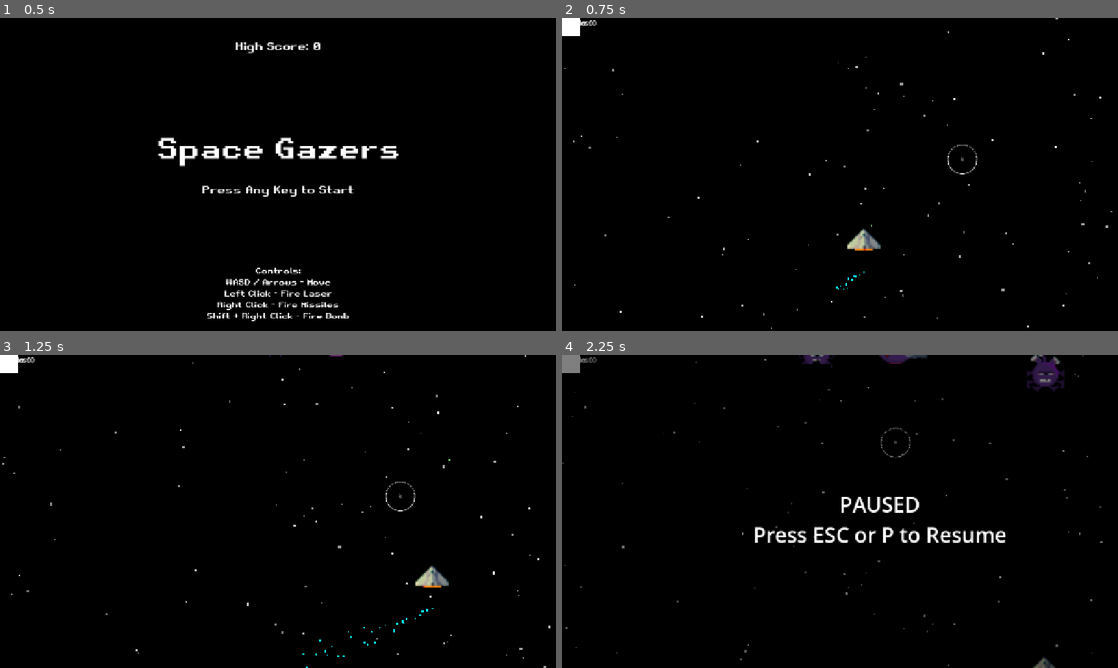
Above: before the commit, frames 1-4 (two rows, left to right).
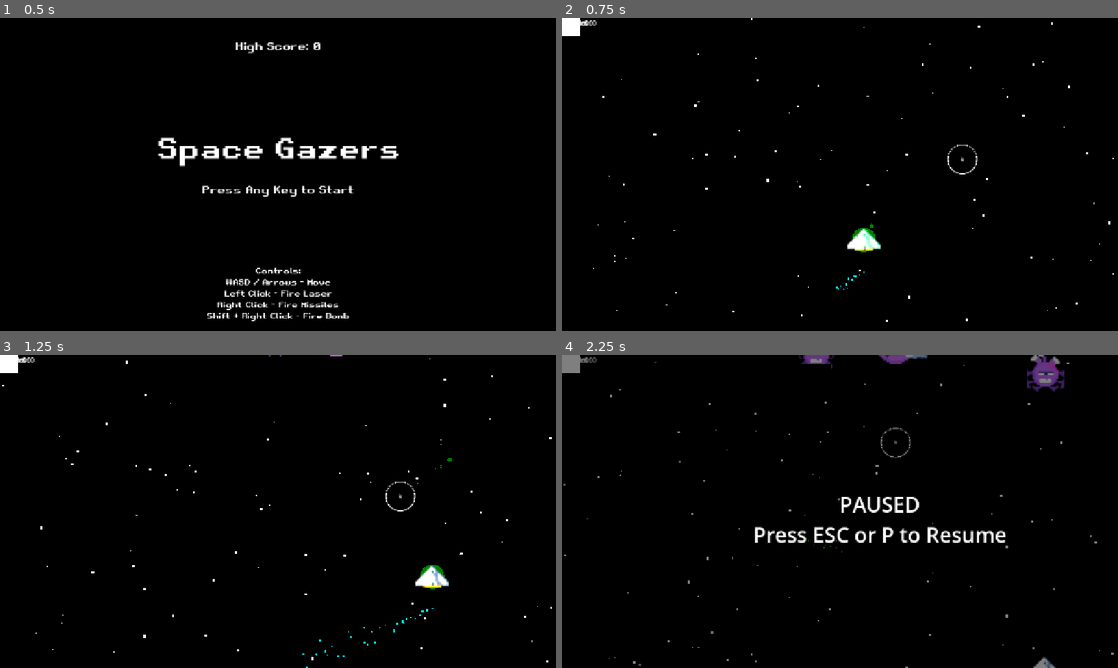
Above: after the commit, the same moments.

Repository: michaeldolearyjr/space-gazers
Game: Godot game, scene res://main_menu.tscn
Same seed, same stepped clock (60 frames per second), same inputs: the game is played once before the commit and once after it. Sound files missing from this copy of the repository are replaced by a short silence.
Inputs (mouse positions are in pixels of both pictures, inside the frame that each line leads up to):
- Up to frame 1 (0.5 s): no input
- Up to frame 2 (0.75 s): tap Enter at 0.5 s; move the mouse to (962, 158) at 0.52 s; hold Right (ui_right) from 0.53 s (still down); tap H at 0.6 s; click (962, 158) at 0.67 s
- Up to frame 3 (1.25 s): keep holding Right (ui_right)
- Up to frame 4 (2.25 s): move the mouse to (728, 527) at 1.27 s; release Right (ui_right) at 1.28 s; hold Down (ui_down) 1.28-2.03 s; tap H at 1.35 s; click (728, 527) at 1.42 s; move the mouse to (895, 442) at 2.02 s; hold Right (ui_right) from 2.03 s (still down); tap P at 2.1 s; click (895, 442) at 2.17 s

Frame 1 is identical in both runs. In frame 2, 0.7% of the frame differs, in the area x 0-100%, y 0-100%; in frame 3, 0.7%; in frame 4, 1.2%.

Commit message:
polishing and crash fixes

Diff:
--- a/asteroid.gd
+++ b/asteroid.gd
@@ -34,6 +34,7 @@
 	var viewport_rect = get_viewport_rect()
 	if global_position.y > viewport_rect.size.y + 100:
 		queue_free()
+	queue_redraw()
 
 func take_damage(amount: int):
 	hp -= amount
@@ -47,5 +48,12 @@
 
 func _on_body_entered(body: Node2D):
 	if body.name == "Player" and body.has_method("take_damage"):
-		body.take_damage(30)
+		body.take_damage(100)
 		take_damage(1000)
+
+func _draw() -> void:
+	var global = get_node_or_null("/root/Global")
+	if global and global.debug_hitboxes:
+		if has_node("CollisionShape2D") and $CollisionShape2D.shape:
+			var r = $CollisionShape2D.shape.radius
+			draw_circle(Vector2.ZERO, r, Color(1, 0, 0, 0.5))
--- a/enemy_ship.gd
+++ b/enemy_ship.gd
@@ -11,6 +11,12 @@
 	collision_layer = 2
 	collision_mask = 17
 	body_entered.connect(_on_body_entered)
+
+	if has_node("CollisionShape2D"):
+		var circle = CircleShape2D.new()
+		circle.radius = 8.0
+		$CollisionShape2D.shape = circle
+
 	speedx = randf_range(-6.0, 6.0) * 10.0
 	speedy = randf_range(1.0, 5.0) * 10.0
 	bullet_timer = randf_range(0.5, 2.0)
@@ -23,7 +29,7 @@
 		anim_timer = 0.0
 		if has_node("Sprite2D"):
 			var s = $Sprite2D
-			s.frame = (s.frame + 1) % (s.hframes * s.vframes)
+			s.frame = (s.frame + 1) % s.hframes
 
 	global_position.x += speedx * delta
 	global_position.y += speedy * delta
@@ -37,6 +43,7 @@
 			get_node("/root/Global").add_score(-int(speedy * 2))
 		queue_free()
 
+	queue_redraw()
 	_handle_shooting(delta)
 
 func _handle_shooting(delta: float):
@@ -63,3 +70,10 @@
 	if body.name == "Player" and body.has_method("take_damage"):
 		body.take_damage(20)
 		take_damage(1000)
+
+func _draw() -> void:
+	var global = get_node_or_null("/root/Global")
+	if global and global.debug_hitboxes:
+		if has_node("CollisionShape2D") and $CollisionShape2D.shape:
+			var r = $CollisionShape2D.shape.radius
+			draw_circle(Vector2.ZERO, r, Color(1, 0, 0, 0.5))
--- a/game_over.gd
+++ b/game_over.gd
@@ -7,10 +7,14 @@
 
 func _input(event: InputEvent) -> void:
 	if event is InputEventKey and event.pressed:
-		get_node("/root/Global").score = 0
-		get_node("/root/Global").level = 1
+		var global = get_node_or_null("/root/Global")
+		if global:
+			global.score = 0
+			global.level = 1
 		get_tree().change_scene_to_file("res://main_menu.tscn")
 	elif event is InputEventMouseButton and event.pressed:
-		get_node("/root/Global").score = 0
-		get_node("/root/Global").level = 1
+		var global = get_node_or_null("/root/Global")
+		if global:
+			global.score = 0
+			global.level = 1
 		get_tree().change_scene_to_file("res://main_menu.tscn")
--- a/gameplay.gd
+++ b/gameplay.gd
@@ -20,8 +20,16 @@
 
 var level_timer: float = 0.0
 var level_duration: float = 30.0 # 30 seconds per level
-var enemies_spawned_this_level: int = 0
+var enemy_ships_spawned_this_level: int = 0
+var score: int = 0
+var highscore: int = 0
+var level: int = 1
+var debug_hitboxes: bool = false
+var max_enemy_ships_per_level: int = 1
 var max_enemies_per_level: int = 15
+
+var is_transitioning: bool = false
+var transition_timer: float = 0.0
 
 var pause_menu: CanvasLayer = null
 
@@ -37,6 +45,11 @@
 
 	_setup_starfield()
 	_setup_pause_menu()
+
+	var global = get_node_or_null("/root/Global")
+	if global:
+		max_enemies_per_level = 10 + (global.level * 5)
+		max_enemy_ships_per_level = global.level * 1
 
 	# Start background music if present
 	if has_node("MusicPlayer"):
@@ -128,6 +141,10 @@
 		var tree = get_tree()
 		tree.paused = !tree.paused
 		pause_menu.visible = tree.paused
+	if event is InputEventKey and event.pressed and event.keycode == KEY_H:
+		var global = get_node_or_null("/root/Global")
+		if global:
+			global.debug_hitboxes = !global.debug_hitboxes
 
 func play_explosion(pos: Vector2, target_color: Color = Color.ORANGE):
 	var sfx = AudioStreamPlayer2D.new()
@@ -144,6 +161,7 @@
 	particles.explosiveness = 1.0
 	particles.direction = Vector2(0, 0)
 	particles.spread = 180.0
+	particles.gravity = Vector2(0, 0)
 	particles.initial_velocity_min = 100.0
 	particles.initial_velocity_max = 300.0
 	particles.scale_amount_min = 2.0
@@ -197,18 +215,46 @@
 	timer.timeout.connect(particles.queue_free)
 	particles.add_child(timer)
 func _process(delta: float) -> void:
+	if is_transitioning:
+		transition_timer -= delta
+		if transition_timer <= 0.0:
+			is_transitioning = false
+			if has_node("UI/TransitionLabel"):
+				$UI/TransitionLabel.hide()
+			enemy_ships_spawned_this_level = 0
+			var global = get_node_or_null("/root/Global")
+			if global:
+				max_enemies_per_level = 10 + (global.level * 5)
+				max_enemy_ships_per_level = global.level * 1
+		_update_ui()
+		return
+
 	var global = get_node_or_null("/root/Global")
 	if global:
 		level_timer += delta
 		if level_timer >= level_duration:
 			level_timer = 0.0
 			global.level += 1
-			enemies_spawned_this_level = 0
-			max_enemies_per_level += 10 # Increase cap each level
-			get_tree().change_scene_to_file("res://story_screen.tscn")
+			_start_level_transition(global.level)
 
 	_update_ui()
 	_handle_spawning(delta)
+
+func _start_level_transition(next_level: int):
+	is_transitioning = true
+	transition_timer = 3.0
+	if not has_node("UI/TransitionLabel"):
+		var label = Label.new()
+		label.name = "TransitionLabel"
+		label.add_theme_font_size_override("font_size", 48)
+		label.horizontal_alignment = HORIZONTAL_ALIGNMENT_CENTER
+		var vp = get_viewport_rect().size
+		label.position = Vector2(vp.x / 2.0 - 300, vp.y / 2.0 - 100)
+		label.size = Vector2(600, 200)
+		$UI.add_child(label)
+	var lbl = $UI/TransitionLabel
+	lbl.text = "Level " + str(next_level) + "\n\nIncoming enemy fleet detected!"
+	lbl.show()
 
 func _update_ui():
 	var global = get_node_or_null("/root/Global")
@@ -221,7 +267,7 @@
 		bomb_label.text = "Bombs: " + str(player.bombs_ammo)
 
 func _handle_spawning(delta: float):
-	if enemies_spawned_this_level >= max_enemies_per_level:
+	if $Enemies.get_child_count() > max_enemies_per_level:
 		return
 
 	spawn_timer -= delta
@@ -243,9 +289,8 @@
 			$Enemies.add_child(g)
 			g.speedy *= speed_multiplier
 			g.speedx *= speed_multiplier
-			enemies_spawned_this_level += 1
-
-		if rand < 0.05:
+
+		if rand < 0.05 and enemy_ships_spawned_this_level < max_enemy_ships_per_level:
 			var s = enemy_ship_template.duplicate()
 			s.show()
 			var viewport = get_viewport_rect()
@@ -253,7 +298,7 @@
 			$Enemies.add_child(s)
 			s.speedy *= speed_multiplier
 			s.speedx *= speed_multiplier
-			enemies_spawned_this_level += 1
+			enemy_ships_spawned_this_level += 1
 
 		if rand < 0.1:
 			var a = asteroid_template.duplicate()
--- a/gameplay.tscn
+++ b/gameplay.tscn
@@ -5,6 +5,7 @@
 [ext_resource type="Script" uid="uid://duj88plc1nt78" path="res://laser.gd" id="3_fbudy"]
 [ext_resource type="Texture2D" uid="uid://dsqt0pty2a50q" path="res://assets/images/ship_pixel.png" id="3_x2ust"]
 [ext_resource type="AudioStream" uid="uid://bjevfx0iw0grg" path="res://assets/audio/shoot.ogg" id="3_xuee5"]
+[ext_resource type="Texture2D" uid="uid://3e0ifh7g15ut" path="res://assets/images/light.png" id="4_eglai"]
 [ext_resource type="Script" uid="uid://coyvvw3prwafu" path="res://gazer.gd" id="5_0m7cd"]
 [ext_resource type="Texture2D" uid="uid://cxyv7tr8jtb6m" path="res://assets/images/bullet.png" id="5_7y1a3"]
 [ext_resource type="Script" uid="uid://b0j8hftjf3f5f" path="res://asteroid.gd" id="6_2ihbs"]
@@ -45,6 +46,7 @@
 [node name="Muzzle" type="Marker2D" parent="Player" unique_id=2068647517]
 
 [node name="Flashlight" type="PointLight2D" parent="Player" unique_id=94922381]
+texture = ExtResource("4_eglai")
 
 [node name="AnimationPlayer" type="AnimationPlayer" parent="Player" unique_id=1746089602]
 
--- a/gazer.gd
+++ b/gazer.gd
@@ -12,6 +12,12 @@
 	collision_layer = 2
 	collision_mask = 17
 	body_entered.connect(_on_body_entered)
+
+	if has_node("CollisionShape2D"):
+		var circle = CircleShape2D.new()
+		circle.radius = 8.0
+		$CollisionShape2D.shape = circle
+
 	speedx = randf_range(-6.0, 6.0) * 10.0
 	speedy = randf_range(2.0, 16.0) * 10.0
 	bullet_timer = randf_range(0.5, 3.0)
@@ -24,7 +30,7 @@
 		anim_timer = 0.0
 		if has_node("Sprite2D"):
 			var s = $Sprite2D
-			s.frame = (s.frame + 1) % (s.hframes * s.vframes)
+			s.frame = (s.frame + 1) % s.hframes
 
 	global_position.x += speedx * delta
 	global_position.y += speedy * delta
@@ -41,6 +47,7 @@
 			get_node("/root/Global").add_score(-int(speedy))
 		queue_free()
 
+	queue_redraw()
 	_handle_shooting(delta)
 
 func _handle_shooting(delta: float):
@@ -67,3 +74,10 @@
 	if body.name == "Player" and body.has_method("take_damage"):
 		body.take_damage(20)
 		take_damage(1000)
+
+func _draw() -> void:
+	var global = get_node_or_null("/root/Global")
+	if global and global.debug_hitboxes:
+		if has_node("CollisionShape2D") and $CollisionShape2D.shape:
+			var r = $CollisionShape2D.shape.radius
+			draw_circle(Vector2.ZERO, r, Color(1, 0, 0, 0.5))
--- a/global.gd
+++ b/global.gd
@@ -3,6 +3,7 @@
 var score: int = 0
 var highscore: int = 0
 var level: int = 1
+var debug_hitboxes: bool = false
 
 const SAVE_FILE = "user://gamedata.save"
 
--- a/laser.gd
+++ b/laser.gd
@@ -9,16 +9,38 @@
 	collision_mask = 6
 	area_entered.connect(_on_area_entered)
 
+	if has_node("Sprite2D"):
+		$Sprite2D.hide()
+
+	var particles = CPUParticles2D.new()
+	particles.amount = 15
+	particles.lifetime = 0.2
+	particles.emission_shape = CPUParticles2D.EMISSION_SHAPE_RECTANGLE
+	particles.emission_rect_extents = Vector2(4, 12)
+	particles.gravity = Vector2(0, 0)
+	particles.color = Color.GREEN
+
+	var light = PointLight2D.new()
+	light.texture = preload("res://assets/images/light.png")
+	light.color = Color.GREEN
+	light.energy = 1.5
+	light.texture_scale = 0.3
+	particles.add_child(light)
+
+	add_child(particles)
+
 func _process(delta: float) -> void:
 	global_position += velocity * delta
 
 	var viewport_rect = get_viewport_rect()
 	if not viewport_rect.has_point(global_position):
 		queue_free()
+	queue_redraw()
 
 func _on_area_entered(area: Area2D):
-	if area.has_method("take_damage") and (area.name.begins_with("Gazer") or area.name.begins_with("EnemyShip") or area.name.begins_with("Asteroid")):
-		area.take_damage(damage)
+	if area.has_method("take_damage"):
+		if not area.name.begins_with("Asteroid"):
+			area.take_damage(damage)
 		var gameplay = get_tree().current_scene
 		if gameplay and gameplay.has_method("play_impact"):
 			var tc = Color.WHITE
@@ -27,3 +49,10 @@
 			elif area.name.begins_with("EnemyShip"): tc = Color.BLUE
 			gameplay.play_impact(global_position, tc, Color.GREEN)
 		queue_free()
+
+func _draw() -> void:
+	var global = get_node_or_null("/root/Global")
+	if global and global.debug_hitboxes:
+		if has_node("CollisionShape2D") and $CollisionShape2D.shape:
+			var r = $CollisionShape2D.shape.radius
+			draw_circle(Vector2.ZERO, r, Color(0, 1, 0, 0.5))
--- a/missile.gd
+++ b/missile.gd
@@ -8,15 +8,22 @@
 	collision_mask = 6
 	area_entered.connect(_on_area_entered)
 
+	if has_node("CollisionShape2D"):
+		var circle = CircleShape2D.new()
+		circle.radius = 8.0
+		$CollisionShape2D.shape = circle
+
+
 func _process(delta: float) -> void:
 	global_position += velocity * delta
 
 	var viewport_rect = get_viewport_rect()
 	if not viewport_rect.has_point(global_position):
 		queue_free()
+	queue_redraw()
 
 func _on_area_entered(area: Area2D):
-	if area.has_method("take_damage") and (area.name.begins_with("Gazer") or area.name.begins_with("EnemyShip") or area.name.begins_with("Asteroid")):
+	if area.has_method("take_damage"):
 		var explosion_radius = 250.0
 		if get_parent() and get_parent().get_parent() and get_parent().get_parent().has_node("Enemies"):
 			var enemies = get_parent().get_parent().get_node("Enemies").get_children()
@@ -32,3 +39,10 @@
 			elif area.name.begins_with("EnemyShip"): tc = Color.BLUE
 			gameplay.play_impact(global_position, tc, Color.WHITE)
 		queue_free()
+
+func _draw() -> void:
+	var global = get_node_or_null("/root/Global")
+	if global and global.debug_hitboxes:
+		if has_node("CollisionShape2D") and $CollisionShape2D.shape:
+			var r = $CollisionShape2D.shape.radius
+			draw_circle(Vector2.ZERO, r, Color(0, 0, 1, 0.5))
--- a/player.gd
+++ b/player.gd
@@ -16,6 +16,12 @@
 	scale = Vector2(3.5, 3.5)
 	collision_layer = 1
 	collision_mask = 14
+
+	if has_node("CollisionShape2D"):
+		var circle = CircleShape2D.new()
+		circle.radius = 8.0
+		$CollisionShape2D.shape = circle
+
 
 	var vp = get_viewport_rect().size
 	global_position = Vector2(vp.x / 2.0, vp.y / 2.0 + 150.0)
@@ -80,6 +86,7 @@
 	global_position.x = clamp(global_position.x, 0, viewport_rect.size.x)
 	global_position.y = clamp(global_position.y, 0, viewport_rect.size.y)
 
+	queue_redraw()
 	_handle_shooting(delta)
 
 func _handle_shooting(delta: float):
@@ -113,9 +120,18 @@
 	if get_parent().has_method("trigger_bomb"):
 		get_parent().trigger_bomb(global_position)
 
+func _draw() -> void:
+	var global = get_node_or_null("/root/Global")
+	if global and global.debug_hitboxes:
+		if has_node("CollisionShape2D") and $CollisionShape2D.shape:
+			var r = $CollisionShape2D.shape.radius
+			draw_circle(Vector2.ZERO, r, Color(0, 1, 0, 0.5))
+
 func take_damage(amount: int):
 	health -= amount
 	hit_timer = 0.5
 	if health <= 0:
-		get_tree().change_scene_to_file("res://game_over.tscn")
-		queue_free()
+		call_deferred("_die")
+
+func _die():
+	get_tree().change_scene_to_file("res://game_over.tscn")
--- a/project.godot
+++ b/project.godot
@@ -12,6 +12,11 @@
 
 config/name="Space Gazers"
 run/main_scene="res://main_menu.tscn"
+
+[autoload]
+
+Global="*res://global.gd"
+
 config/features=PackedStringArray("4.6", "Forward Plus")
 config/icon="res://icon.svg"
 
--- a/redlaser.gd
+++ b/redlaser.gd
@@ -8,12 +8,39 @@
 	collision_mask = 1
 	body_entered.connect(_on_body_entered)
 
+	if has_node("CollisionShape2D"):
+		var circle = CircleShape2D.new()
+		circle.radius = 4.0
+		$CollisionShape2D.shape = circle
+
+	if has_node("Sprite2D"):
+		$Sprite2D.hide()
+
+	var particles = CPUParticles2D.new()
+	particles.amount = 15
+	particles.lifetime = 0.2
+	particles.emission_shape = CPUParticles2D.EMISSION_SHAPE_RECTANGLE
+	particles.emission_rect_extents = Vector2(4, 12)
+	particles.gravity = Vector2(0, 0)
+	particles.color = Color.RED
+
+	var light = PointLight2D.new()
+	light.texture = preload("res://assets/images/light.png")
+	light.color = Color.RED
+	light.energy = 1.5
+	light.texture_scale = 0.3
+	particles.add_child(light)
+
+	add_child(particles)
+
+
 func _process(delta: float) -> void:
 	global_position += velocity * delta
 
 	var viewport_rect = get_viewport_rect()
 	if not viewport_rect.has_point(global_position):
 		queue_free()
+	queue_redraw()
 
 func _on_body_entered(body: Node2D):
 	if body.name == "Player" and body.has_method("take_damage"):
@@ -22,3 +49,10 @@
 		if gameplay and gameplay.has_method("play_impact"):
 			gameplay.play_impact(global_position, Color.WHITE, Color.RED)
 		queue_free()
+
+func _draw() -> void:
+	var global = get_node_or_null("/root/Global")
+	if global and global.debug_hitboxes:
+		if has_node("CollisionShape2D") and $CollisionShape2D.shape:
+			var r = $CollisionShape2D.shape.radius
+			draw_circle(Vector2.ZERO, r, Color(1, 0, 0, 0.5))
Not shown, changed: ToDo.md
